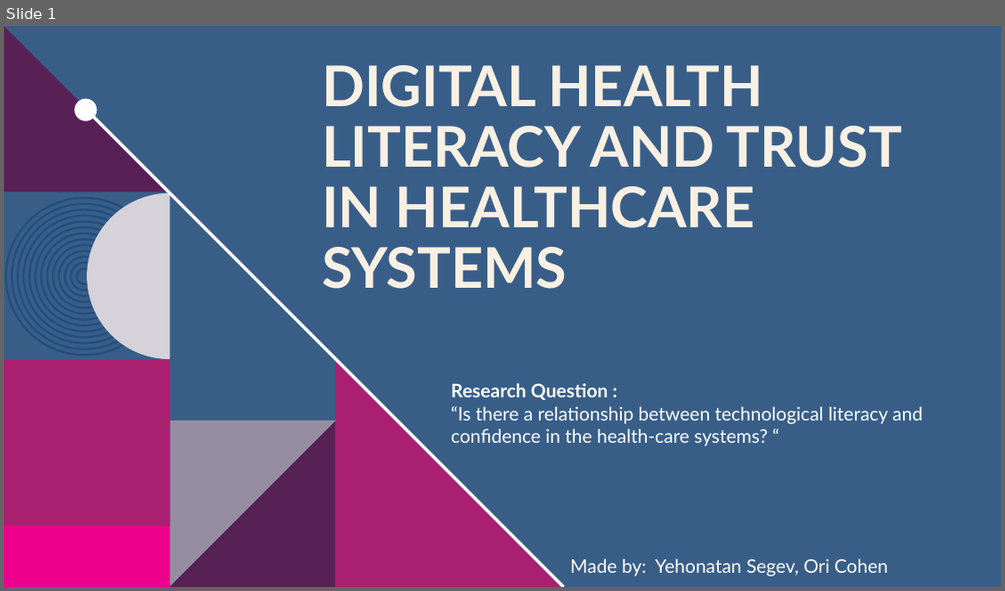
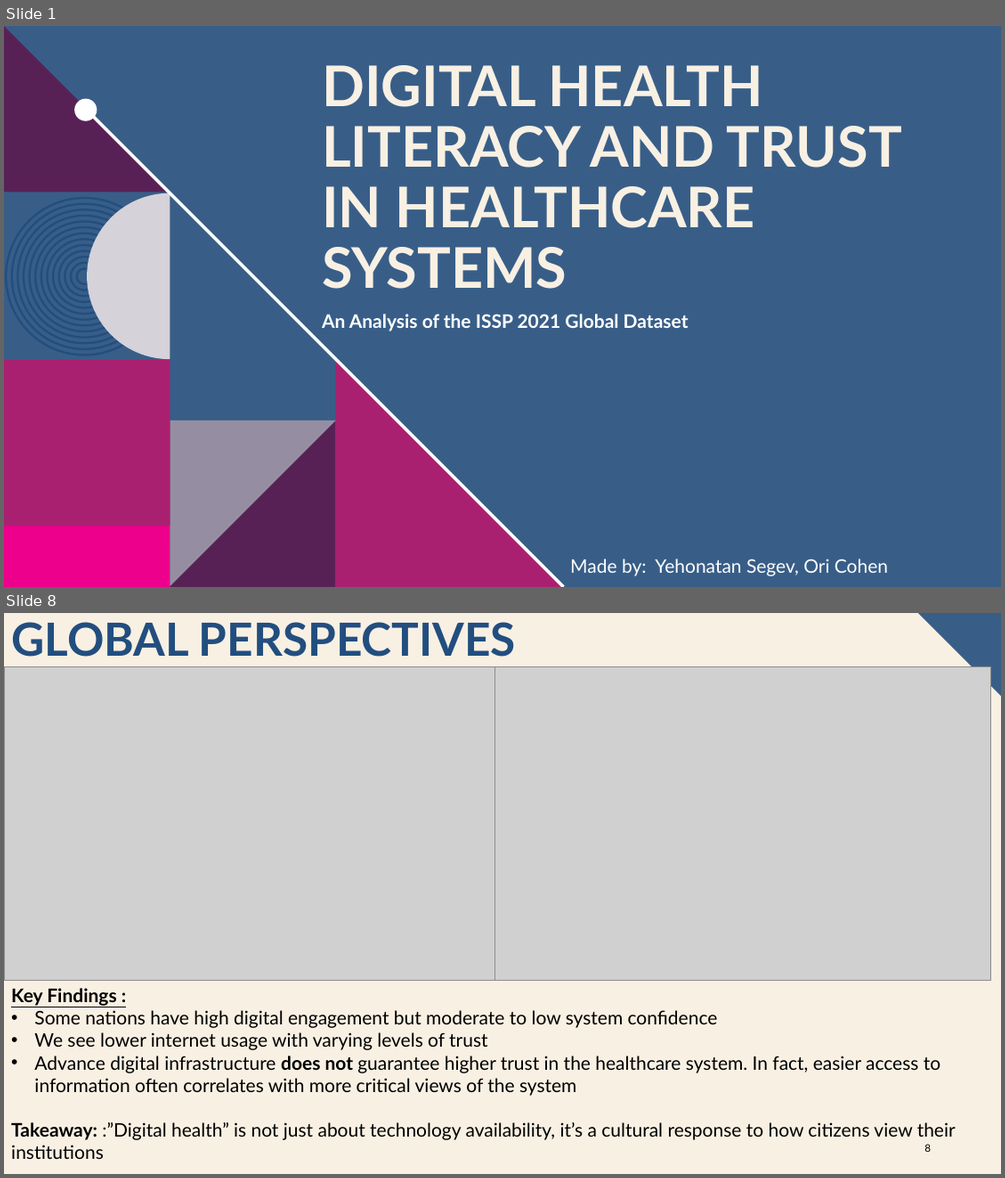
Before and after one commit to yonatanzxc123/ISSP-Health-Data-Analysis, a slide deck: Digital Health Literacy and Trust in Healthcare Systems.pptx. Shown one above the other, each under a label of ours: slide 1 before the commit, slides 1 and 8 after it; the slides between them are not shown. The pictures are 1005x591 and 1005x1178 pixels, drawn with LibreOffice and Linux fonts; fonts in the diff are those of the drawing; grey boxes stand for pictures; background and template pictures are left out. Boxes give left, top, right and bottom in pixels: in the first picture for what was removed or moved away, otherwise in the second. Text is boxed around its words. In the diff, an @@ line names an element or a change of style, - is before the commit and + after.

```diff
--- a/Digital Health Literacy and Trust in Healthcare Systems.pptx
+++ b/Digital Health Literacy and Trust in Healthcare Systems.pptx
@@ slide 8 added at bbox=[4, 613, 1001, 1174], background #F8F0E3 @@
@@ title added at bbox=[11, 622, 516, 657], 44 pt, text #224E7F, bold @@
+GLOBAL PERSPECTIVES
@@ freeform shape added at bbox=[918, 613, 1001, 696], fill #385E88 @@
@@ picture added at bbox=[4, 666, 494, 980] @@
@@ picture added at bbox=[494, 666, 991, 980] @@
@@ text added at bbox=[11, 988, 955, 1159], 18 pt, text #000000 @@
+Key Findings :
+• Some nations have high digital engagement but moderate to low system confidence
+• We see lower internet usage with varying levels of trust
+• Advance digital infrastructure does not guarantee higher trust in the healthcare system. In fact, easier access to information often correlates with more critical views of the system
+Takeaway: :”Digital health” is not just about technology availability, it’s a cultural response to how citizens view their institutions
@@ page number added at bbox=[924, 1143, 930, 1151], 10 pt, text #000000 @@
+8
@@ slide 1 changed as well @@
@@ text at bbox=[322, 313, 688, 331]: text changed; bold on @@
-Research Question :
-“Is there a relationship between technological literacy and confidence in the health-care systems? “
+An Analysis of the ISSP 2021 Global Dataset
```
Also in this commit, not shown: 7 other slides added, 4 slides removed, 1 other file.
